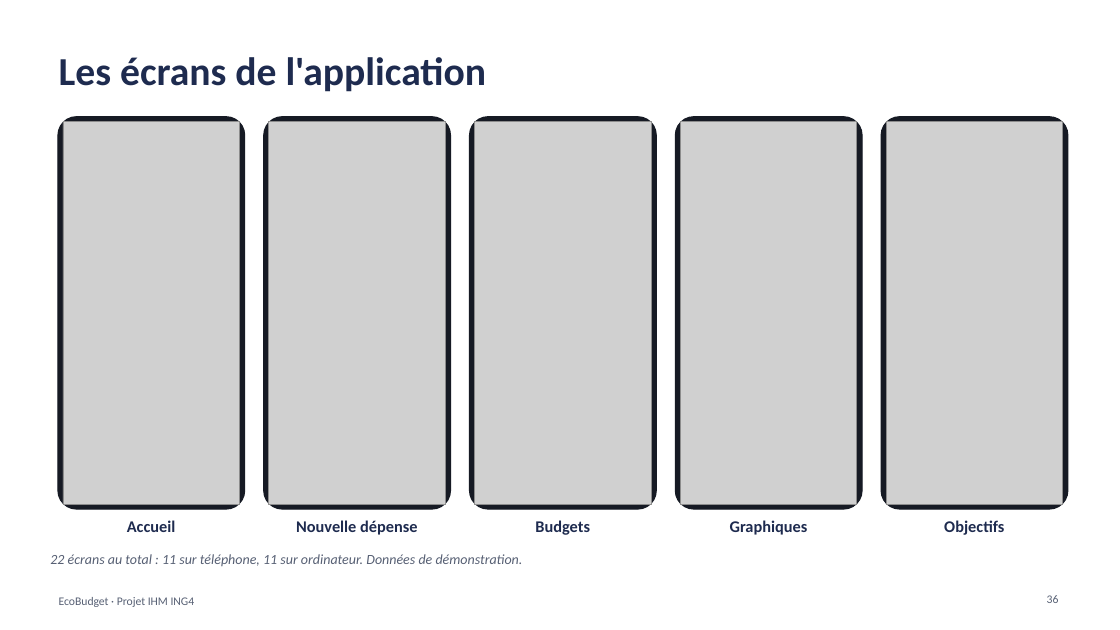
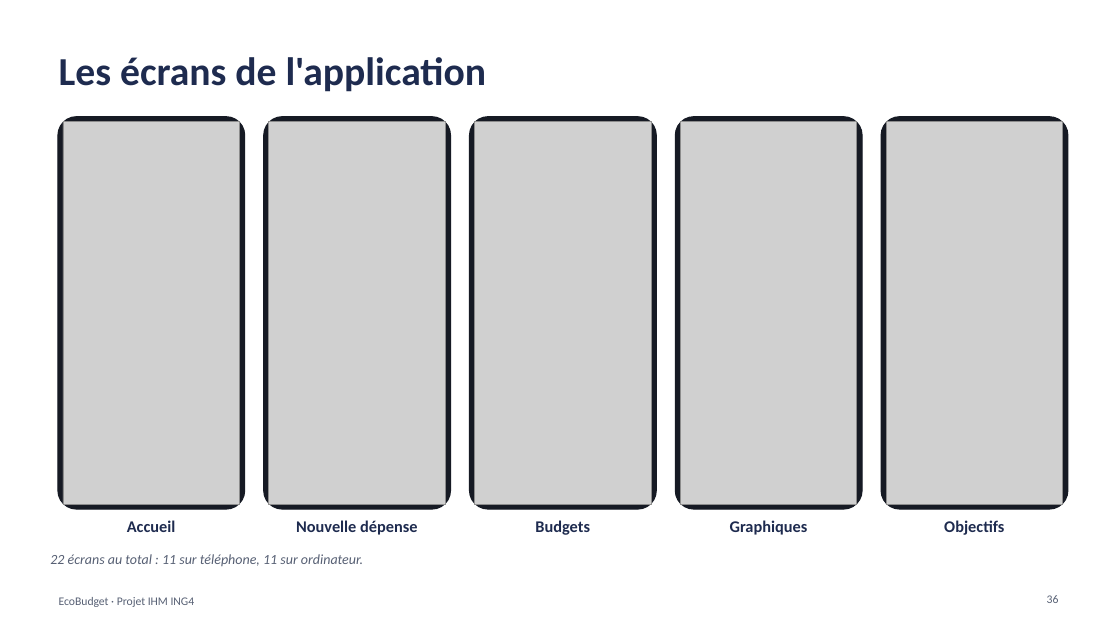
Before and after one commit to kaderouadahi/EcoBudget, a slide deck: slide 36 of livrables/EcoBudget.pptx. Drawn at 1120x630 pixels with LibreOffice and Linux fonts; fonts in the diff are those of the drawing; grey boxes stand for pictures. Boxes give left, top, right and bottom in pixels: in the first picture for what was removed or moved away, otherwise in the second. Text is boxed around its words. In the diff, an @@ line names an element or a change of style, - is before the commit and + after.

```diff
--- a/livrables/EcoBudget.pptx
+++ b/livrables/EcoBudget.pptx
@@ text at (50, 554, 363, 566): text changed @@
-22 écrans au total : 11 sur téléphone, 11 sur ordinateur. Données de démonstration.
+22 écrans au total : 11 sur téléphone, 11 sur ordinateur.
```
Also in this commit, not shown: 8 other slides changed, 1 other file.
